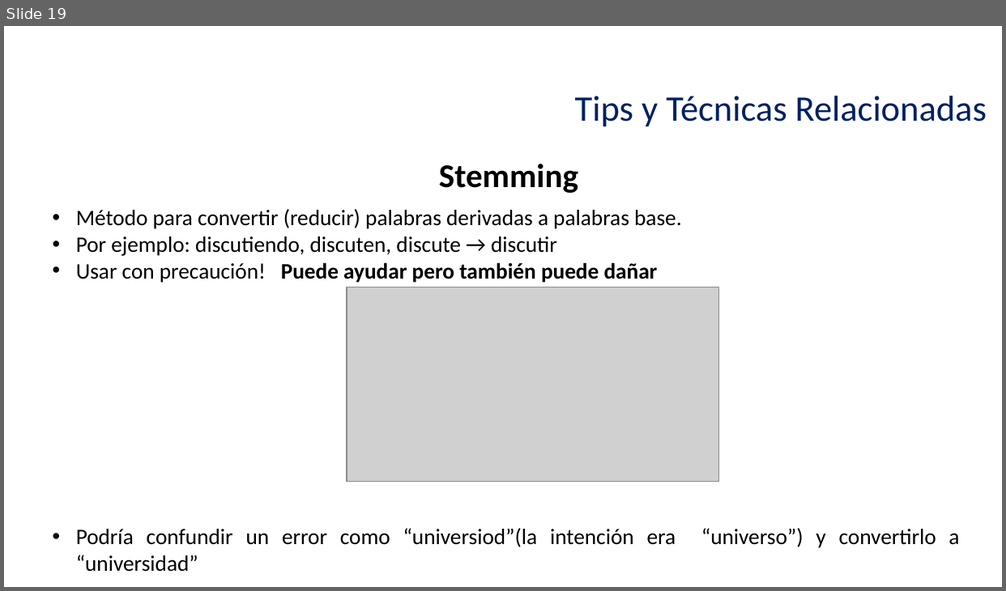
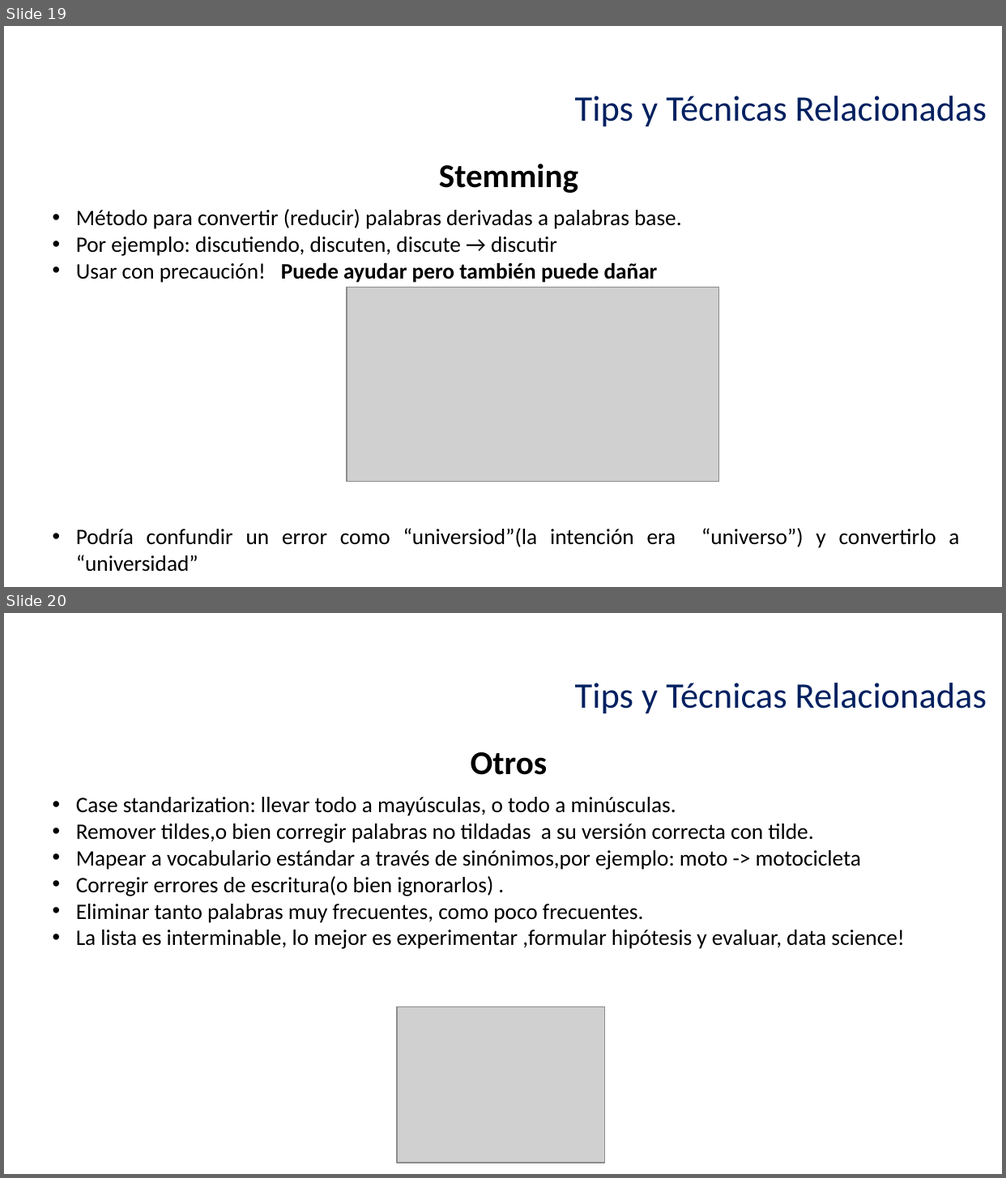
Before and after one commit to llealgt/Presentacion_UVG_Semana_de_a_tecnologia_2017, a slide deck: UVG_NLP_Presentation.pptx. Shown one above the other, each under a label of ours: slide 19 before the commit, slides 19 and 20 after it. The pictures are 1006x591 and 1006x1178 pixels, drawn with LibreOffice and Linux fonts; fonts in the diff are those of the drawing; grey boxes stand for pictures; background and template pictures are left out. Boxes give left, top, right and bottom in pixels: in the first picture for what was removed or moved away, otherwise in the second. Text is boxed around its words. In the diff, an @@ line names an element or a change of style, - is before the commit and + after.

Commit message:
Added tips

```diff
--- a/UVG_NLP_Presentation.pptx
+++ b/UVG_NLP_Presentation.pptx
@@ slide 20 added at box(4, 613, 1002, 1174), background picture (left out) @@
@@ text added at box(575, 683, 987, 714), 26 pt, text #002060 @@
+Tips y Técnicas Relacionadas
@@ text added at box(471, 752, 547, 775), 24 pt, text #000000, bold @@
+Otros
@@ text added at box(76, 797, 904, 949), 16 pt, text #000000 @@
+• Case standarization: llevar todo a mayúsculas, o todo a minúsculas.
+• Remover tildes,o bien corregir palabras no tildadas a su versión correcta con tilde.
+• Mapear a vocabulario estándar a través de sinónimos,por ejemplo: moto -> motocicleta
+• Corregir errores de escritura(o bien ignorarlos) .
+• Eliminar tanto palabras muy frecuentes, como poco frecuentes.
+• La lista es interminable, lo mejor es experimentar ,formular hipótesis y evaluar, data science!
@@ picture added at box(397, 1007, 605, 1163) @@
```
Also in this commit, not shown: 1 slide removed.
